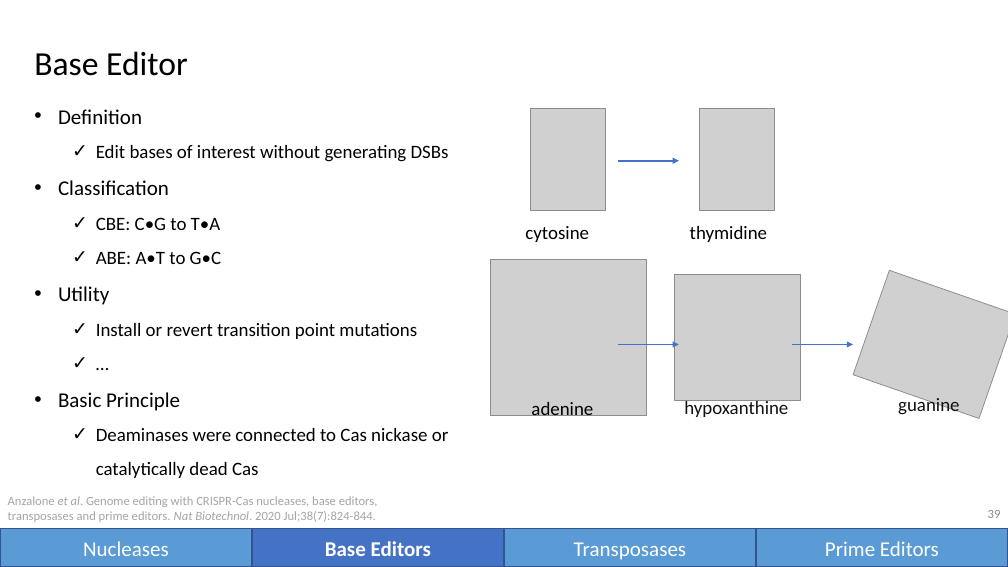
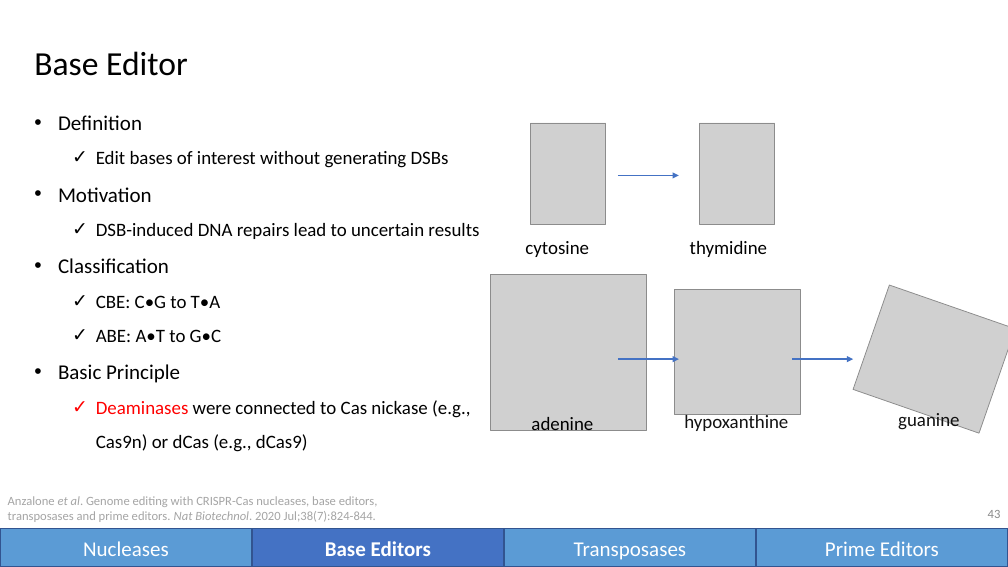
Before and after one commit to vwOvOwv/PKU-Undergraduate-Course, a slide deck: slide 43 of 遗传学(Genetics)/讨论课/Topic-3_遗传学技术/CRISPR-Cas.pptx (slide 39 before the commit). Drawn at 1008x567 pixels with LibreOffice and Linux fonts; fonts in the diff are those of the drawing; grey boxes stand for pictures. Boxes give left, top, right and bottom in pixels: in the first picture for what was removed or moved away, otherwise in the second. Text is boxed around its words. In the diff, an @@ line names an element or a change of style, - is before the commit and + after.

```diff
--- a/遗传学(Genetics)/讨论课/Topic-3_遗传学技术/CRISPR-Cas.pptx
+++ b/遗传学(Genetics)/讨论课/Topic-3_遗传学技术/CRISPR-Cas.pptx
@@ text at [58, 187, 479, 239]: paragraphs added @@
+• Motivation
+  ✓ DSB-induced DNA repairs lead to uncertain results
@@ text at [58, 286, 417, 339]: paragraphs removed @@
-• Utility
-  ✓ Install or revert transition point mutations
-  ✓ …
@@ 5 pictures, 5 texts, 3 arrows: place and size @@
-5 pictures, 5 texts, 3 arrows at [491, 108, 1008, 421]
+5 pictures, 5 texts, 3 arrows at [491, 123, 1008, 435]
@@ text at [96, 400, 470, 452]: text changed @@
-  ✓ Deaminases were connected to Cas nickase or catalytically dead Cas
+  ✓ Deaminases were connected to Cas nickase (e.g., Cas9n) or dCas (e.g., dCas9)
@@ page number at [988, 510, 1001, 518]: text changed @@
-39
+43
```
Also in this commit, not shown: 18 other slides changed, 5 slides added, 1 other file.
